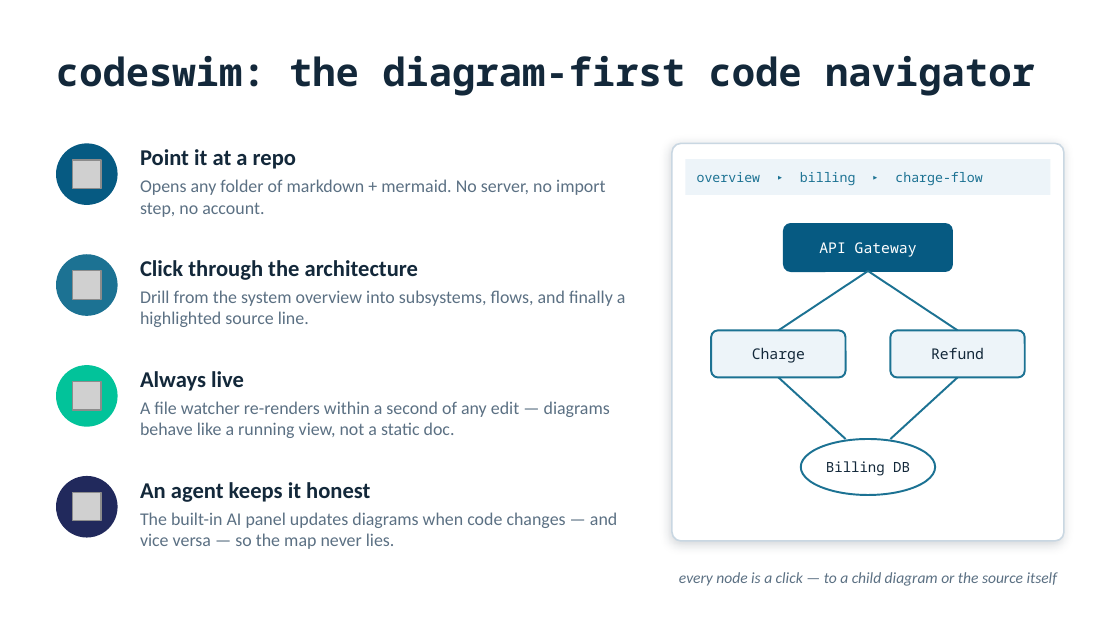
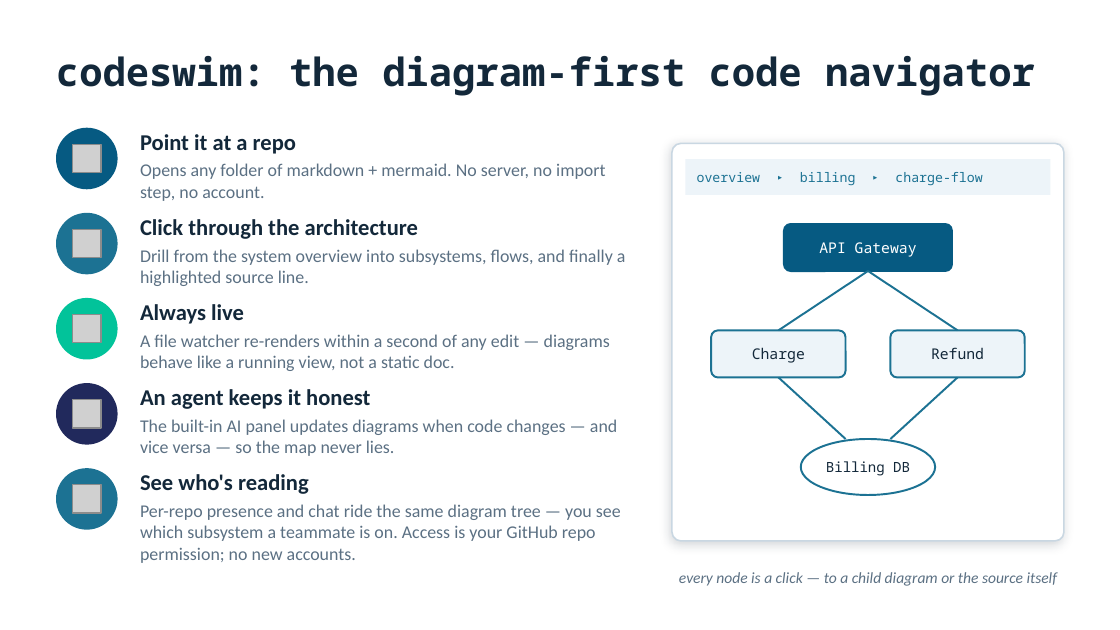
Before and after one commit to keithagroves/codeswim, a slide deck: slide 5 of codeswim-pitch-deck.pptx (slide 4 before the commit). Drawn at 1120x630 pixels with LibreOffice and Linux fonts; fonts in the diff are those of the drawing; grey boxes stand for pictures. Boxes give left, top, right and bottom in pixels: in the first picture for what was removed or moved away, otherwise in the second. Text is boxed around its words. In the diff, an @@ line names an element or a change of style, - is before the commit and + after.

```diff
--- a/codeswim-pitch-deck.pptx
+++ b/codeswim-pitch-deck.pptx
@@ 1 picture, 1 text, 1 ellipse: place and size @@
-1 picture, 1 text, 1 ellipse at bbox=[56, 143, 296, 205]
+1 picture, 1 text, 1 ellipse at bbox=[56, 128, 296, 189]
@@ text "Opens any folder of markdown ...": place and size @@
-text "Opens any folder of markdown ..." at bbox=[140, 179, 605, 217]
+text "Opens any folder of markdown ..." at bbox=[140, 163, 605, 201]
@@ 1 picture, 1 text, 1 ellipse: place and size @@
-1 picture, 1 text, 1 ellipse at bbox=[56, 254, 418, 316]
+1 picture, 1 text, 1 ellipse at bbox=[56, 213, 418, 274]
@@ text "Drill from the system overview ...": place and size @@
-text "Drill from the system overview ..." at bbox=[140, 290, 626, 327]
+text "Drill from the system overview ..." at bbox=[140, 249, 626, 286]
@@ ellipse: place and size @@
-ellipse at bbox=[56, 365, 118, 427]
+ellipse at bbox=[56, 298, 118, 360]
@@ text "Always live": place and size @@
-text "Always live" at bbox=[140, 371, 244, 391]
+text "Always live" at bbox=[140, 304, 244, 324]
@@ picture: place and size @@
-picture at bbox=[73, 382, 101, 410]
+picture at bbox=[73, 315, 101, 343]
@@ text "A file watcher re-renders within ...": place and size @@
-text "A file watcher re-renders within ..." at bbox=[140, 401, 610, 438]
+text "A file watcher re-renders within ..." at bbox=[140, 334, 610, 371]
@@ ellipse added at bbox=[56, 383, 118, 445], fill #21295C @@
@@ text "An agent keeps it honest": place and size @@
-text "An agent keeps it honest" at bbox=[140, 482, 370, 502]
+text "An agent keeps it honest" at bbox=[140, 389, 370, 409]
@@ picture: place and size @@
-picture at bbox=[73, 493, 101, 521]
+picture at bbox=[73, 400, 101, 428]
@@ text "The built-in AI panel updates ...": place and size @@
-text "The built-in AI panel updates ..." at bbox=[140, 512, 617, 549]
+text "The built-in AI panel updates ..." at bbox=[140, 419, 617, 456]
@@ ellipse: place and size @@
-ellipse at bbox=[56, 476, 118, 538]
+ellipse at bbox=[56, 468, 118, 530]
@@ ellipse at bbox=[56, 468, 118, 530]: fill #21295C to #1C7293 @@
@@ text added at bbox=[140, 474, 309, 494], 14.5 pt, text #13283A, bold @@
+See who's reading
@@ picture added at bbox=[73, 485, 101, 513] @@
@@ text added at bbox=[140, 504, 621, 563], 11.5 pt, text #5B7083 @@
+Per-repo presence and chat ride the same diagram tree — you see which subsystem a teammate is on. Access is your GitHub repo permission; no new accounts.
```
Also in this commit, not shown: 2 other slides changed, 1 slide added.
